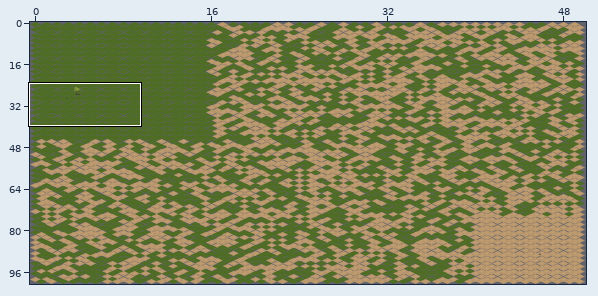
One commit to this Tiled map: Sapiens/Assets/Resources/Map/TestMapOrtho2.tmx. Above: a wide view before the commit, with the close-up outlined.
Close-up. Earlier state:
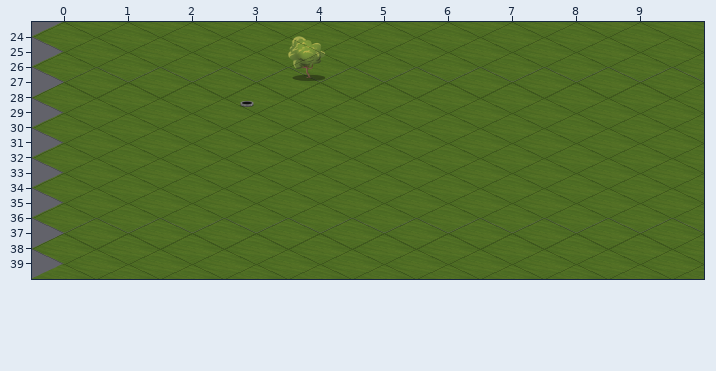
Cells are 250x118 px. Every second row is shifted by half a cell. Shown: x 0..9, y 24..39.
And afterwards:
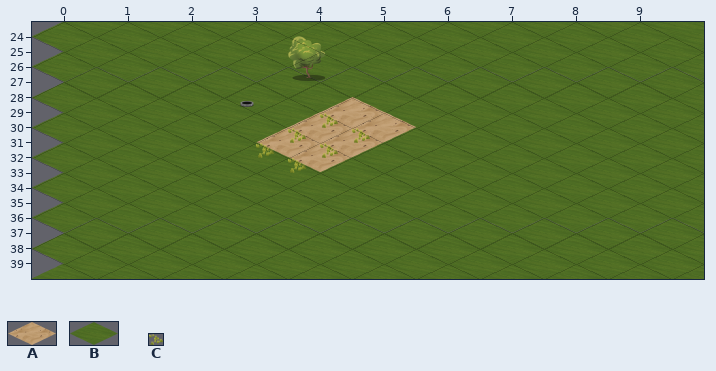
Key: from "Ground": A 4 "Texture_Desert_00", B 5 "Texture_Grass_00"; from "Zones": C 3 "Sprite-Herbs".
_ is an empty cell.
Changes in this commit:
Layer "Ground":
The edit turns tile B into tile A in row 29 at x 4; in row 30 at x 4 to 5; in row 31 at x 3 to 4; in row 32 at x 4.
Layer "Triggers":
There is now tile C in row 29 at x 4; in row 30 at x 4 to 5; in row 31 at x 3 to 4; in row 32 at x 4.
